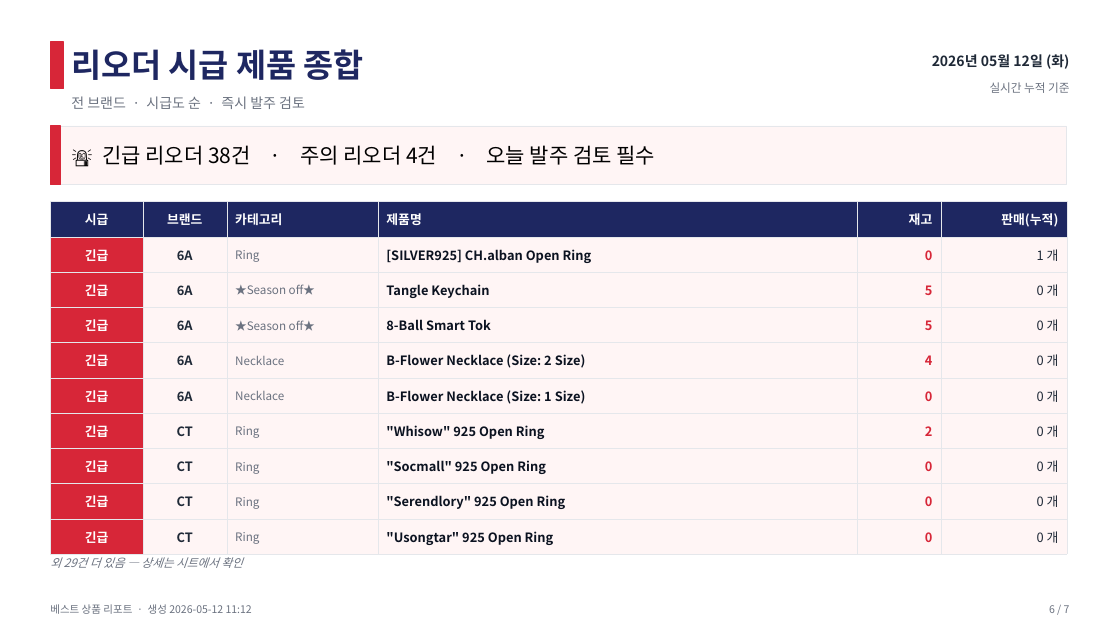
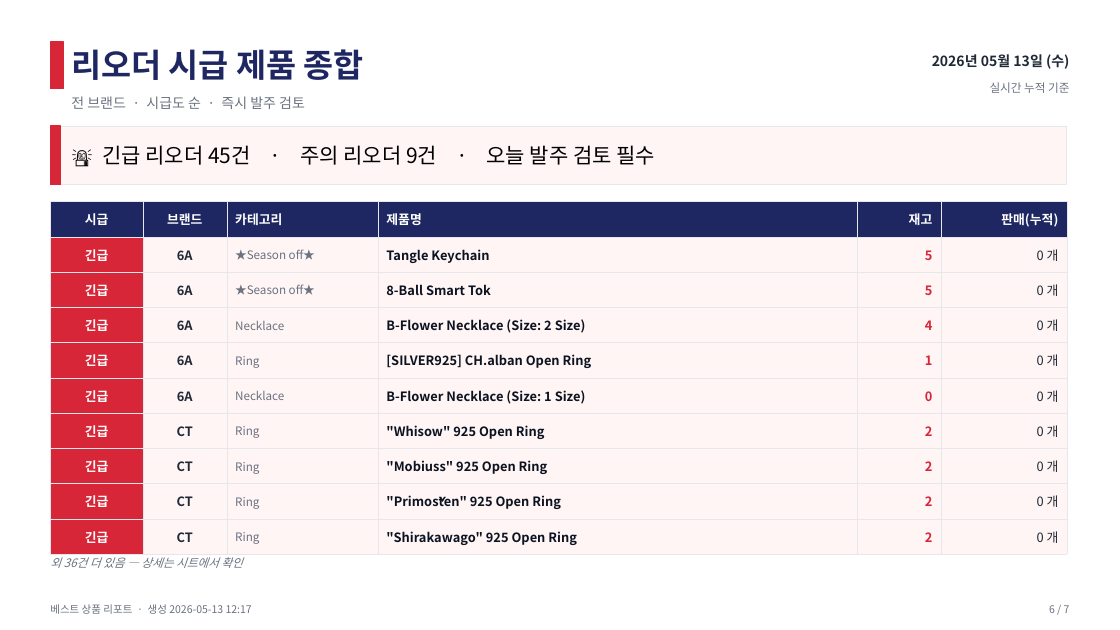
Before and after one commit to j65209/Brightbeed, a slide deck: slide 6 of data/sales-report.pptx. Drawn at 1120x630 pixels with LibreOffice and Linux fonts; fonts in the diff are those of the drawing. Boxes give left, top, right and bottom in pixels: in the first picture for what was removed or moved away, otherwise in the second. Text is boxed around its words. In the diff, an @@ line names an element or a change of style, - is before the commit and + after.

```diff
--- a/data/sales-report.pptx
+++ b/data/sales-report.pptx
@@ text at box(932, 54, 1069, 69): text changed @@
-2026년 05월 12일 (화)
+2026년 05월 13일 (수)
@@ text at box(102, 145, 656, 165): text changed @@
-🚨 긴급 리오더 38건 · 주의 리오더 4건 · 오늘 발주 검토 필수
+🚨 긴급 리오더 45건 · 주의 리오더 9건 · 오늘 발주 검토 필수
@@ table at box(50, 202, 1067, 549) @@
-row 2: 긴급 | 6A | Ring | [SILVER925] CH.alban Open Ring | 0 | 1 개
+row 5: 긴급 | 6A | Ring | [SILVER925] CH.alban Open Ring | 1 | 0 개
@@ row 8, column 4: ""Socmall" 925 Open Ring" to ""Mobiuss" 925 Open Ring" @@
-row 8, column 5: 0
+row 8, column 5: 2
@@ row 9, column 4: ""Serendlory" 925 Open Ring" to ""Primošten" 925 Open Ring" @@
-row 9, column 5: 0
+row 9, column 5: 2
@@ row 10, column 4: ""Usongtar" 925 Open Ring" to ""Shirakawago" 925 Open Ring" @@
-row 10, column 5: 0
+row 10, column 5: 2
@@ text at box(50, 557, 242, 568): text changed @@
-외 29건 더 있음 — 상세는 시트에서 확인
+외 36건 더 있음 — 상세는 시트에서 확인
@@ text at box(50, 604, 252, 614): text changed @@
-베스트 상품 리포트 · 생성 2026-05-12 11:12
+베스트 상품 리포트 · 생성 2026-05-13 12:17
```
Also in this commit, not shown: 6 other slides changed.
